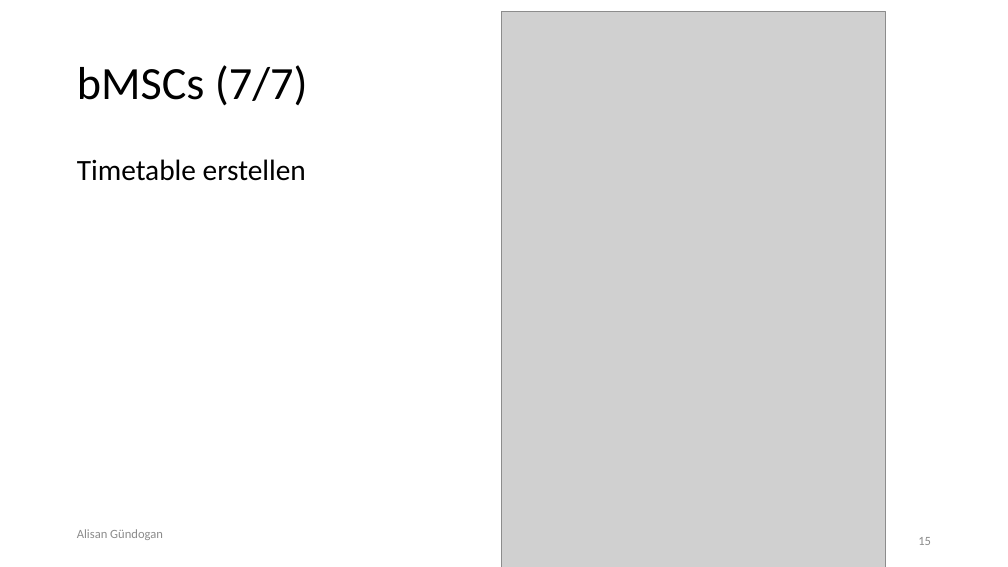
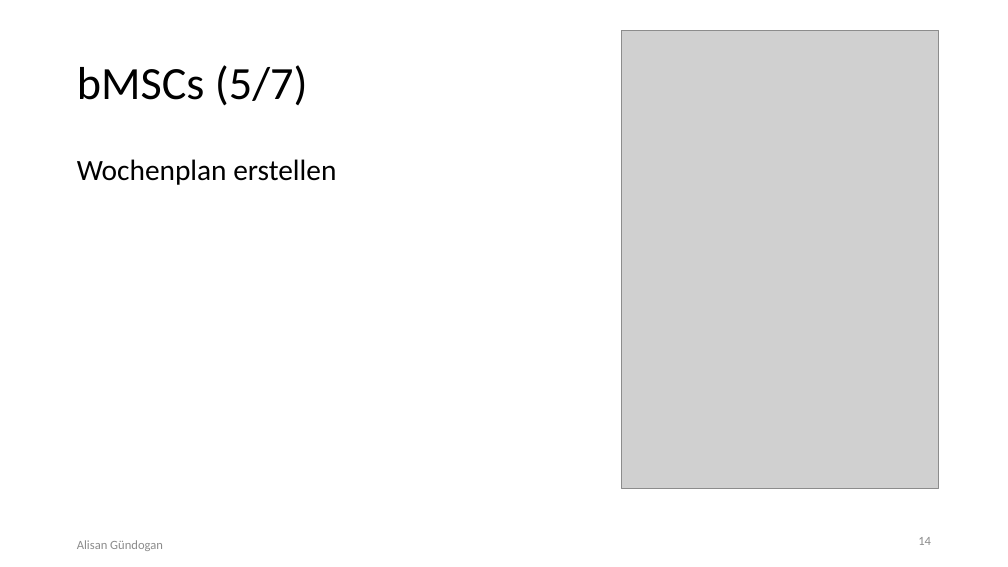
Before and after one commit to kastenfrosch/SEP, a slide deck: slide 14 of Dokumentation/Iteration2/II._Iteration_Praesentation.pptx (slide 15 before the commit). Drawn at 1008x567 pixels with LibreOffice and Linux fonts; fonts in the diff are those of the drawing; grey boxes stand for pictures. Boxes give left, top, right and bottom in pixels: in the first picture for what was removed or moved away, otherwise in the second. Text is boxed around its words. In the diff, an @@ line names an element or a change of style, - is before the commit and + after.

```diff
--- a/Dokumentation/Iteration2/II._Iteration_Praesentation.pptx
+++ b/Dokumentation/Iteration2/II._Iteration_Praesentation.pptx
@@ picture: place and size @@
-picture at [501,11,886,567]
+picture at [622,30,939,488]
@@ title at [77,65,308,106]: text changed @@
-bMSCs (7/7)
+bMSCs (5/7)
@@ text at [77,159,336,185]: text changed @@
-Timetable erstellen
+Wochenplan erstellen
@@ text "Alisan Gündogan": place and size @@
-text "Alisan Gündogan" at [77,529,163,540]
+text "Alisan Gündogan" at [77,540,163,551]
@@ page number at [918,537,931,545]: text changed @@
-15
+14
```
Also in this commit, not shown: 9 other slides changed, 1 slide added, 1 other file.
